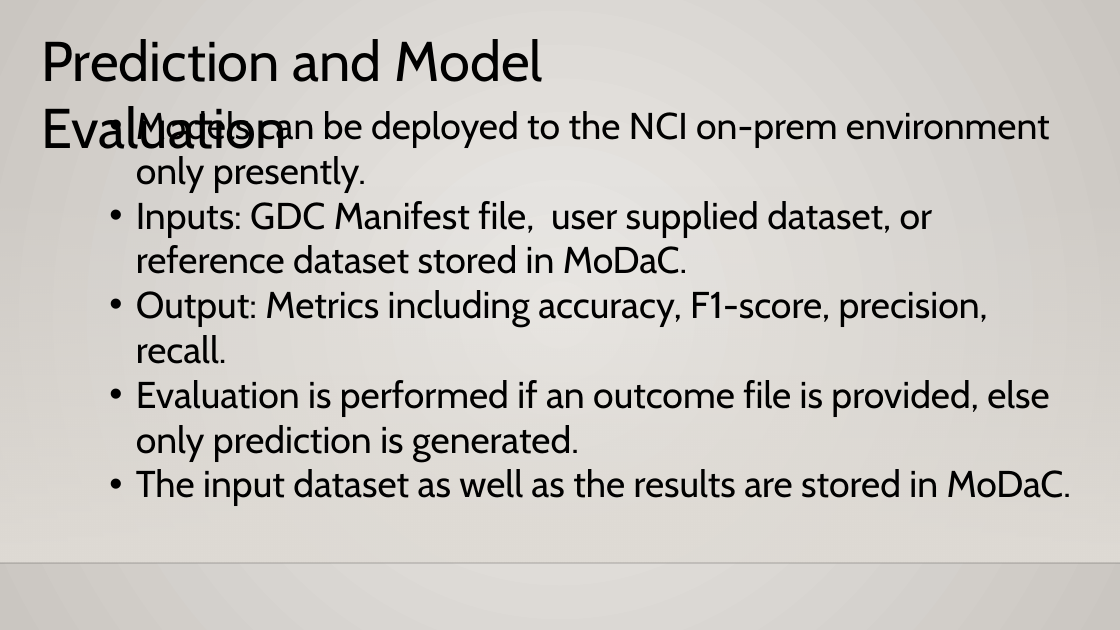
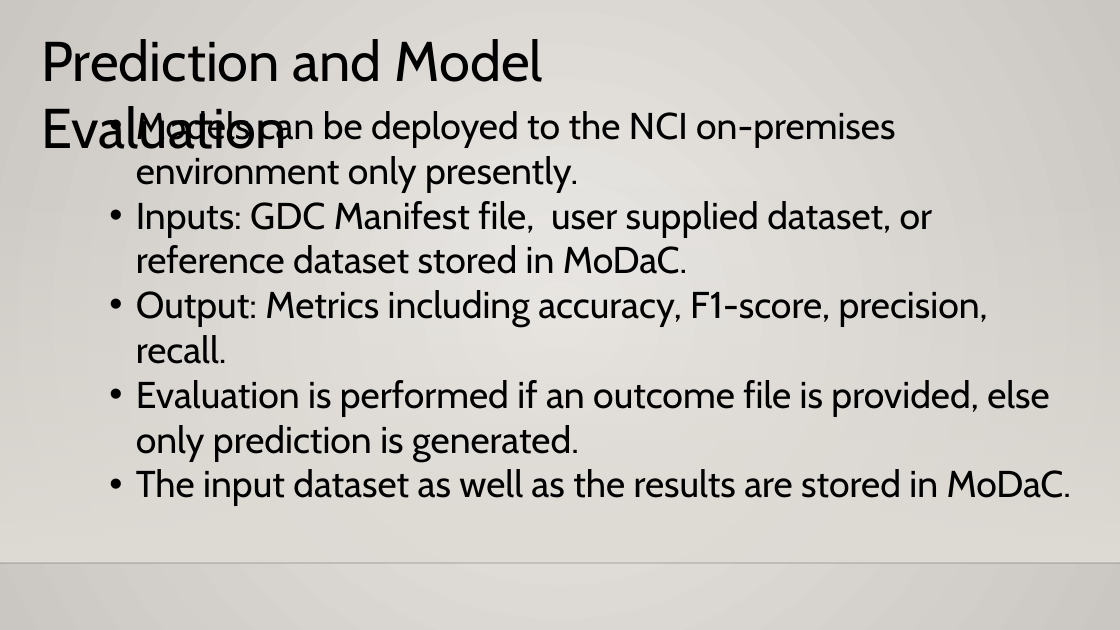
Before and after one commit to CBIIT/nci-doe-data-sharing, a slide deck: slide 12 of doc/MoDaC-Presentation.pptx. Drawn at 1120x630 pixels with LibreOffice and Linux fonts; fonts in the diff are those of the drawing; background and template pictures are left out. Boxes give left, top, right and bottom in pixels: in the first picture for what was removed or moved away, otherwise in the second. Text is boxed around its words. In the diff, an @@ line names an element or a change of style, - is before the commit and + after.

```diff
--- a/doc/MoDaC-Presentation.pptx
+++ b/doc/MoDaC-Presentation.pptx
@@ text at <box>136,109,895,192</box>: text changed @@
-  • Models can be deployed to the NCI on-prem environment only presently.
+  • Models can be deployed to the NCI on-premises environment only presently.
```
Also in this commit, not shown: 1 other slide changed.
